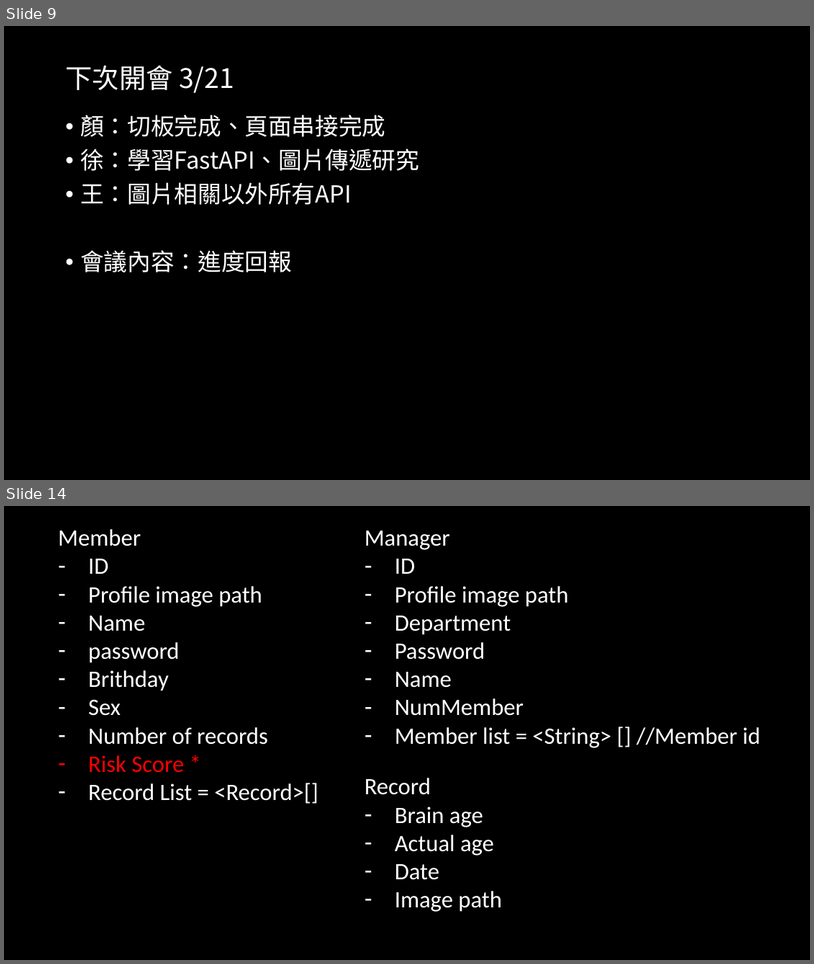
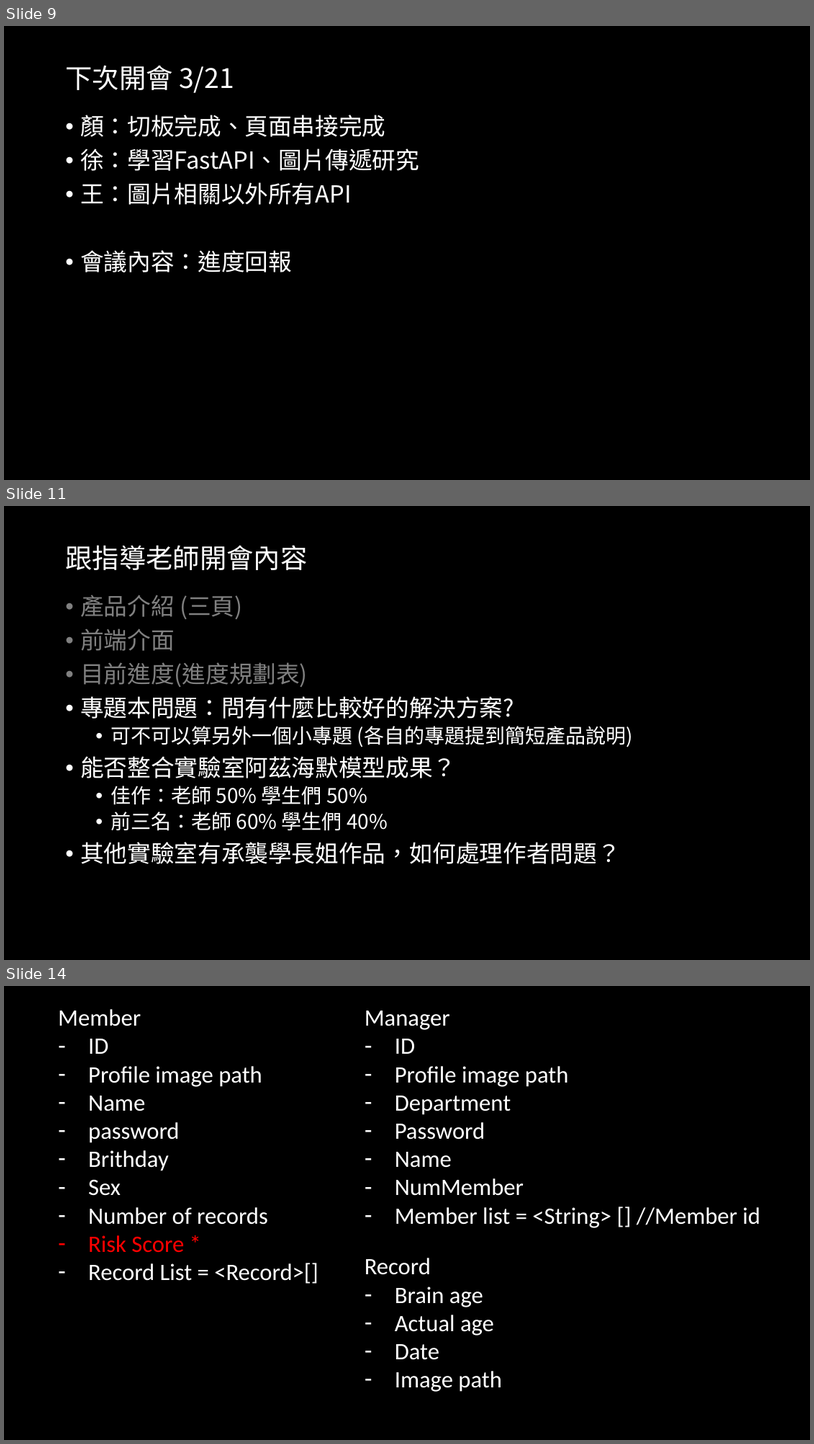
Before and after one commit to 1leo23/Product-packaging, a slide deck: 會議記錄/會議記錄.pptx. Shown one above the other, each under a label of ours: slides 9 and 14 before the commit, slides 9, 11 and 14 after it; the slides between them are not shown. The pictures are 814x964 and 814x1444 pixels, drawn with LibreOffice and Linux fonts; fonts in the diff are those of the drawing. Boxes give left, top, right and bottom in pixels: in the first picture for what was removed or moved away, otherwise in the second. Text is boxed around its words. In the diff, an @@ line names an element or a change of style, - is before the commit and + after.

```diff
--- a/會議記錄/會議記錄.pptx
+++ b/會議記錄/會議記錄.pptx
@@ slide 11 added at (x1=4, y1=506, x2=810, y2=960), background #000000 @@
@@ title added at (x1=65, y1=545, x2=307, y2=570), 32 pt, text #FFFFFF @@
+跟指導老師開會內容
@@ text added at (x1=80, y1=595, x2=633, y2=864), 28 pt, text #FFFFFF @@
+• 產品介紹 (三頁)
+• 前端介面
+• 目前進度(進度規劃表)
+• 專題本問題：問有什麼比較好的解決方案?
+  • 可不可以算另外一個小專題 (各自的專題提到簡短產品說明)
+• 能否整合實驗室阿茲海默模型成果？
+  • 佳作：老師 50% 學生們 50%
+  • 前三名：老師 60% 學生們 40%
+• 其他實驗室有承襲學長姐作品，如何處理作者問題？
```
Also in this commit, not shown: 3 slides changed, 1 slide removed.
